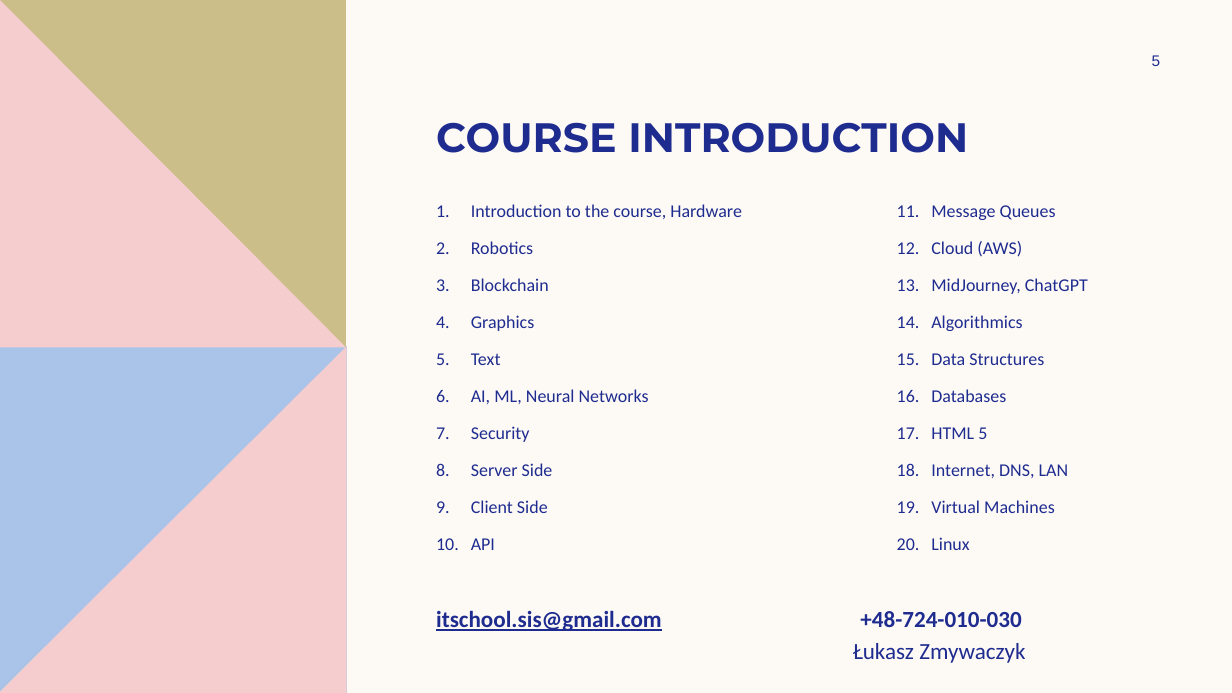
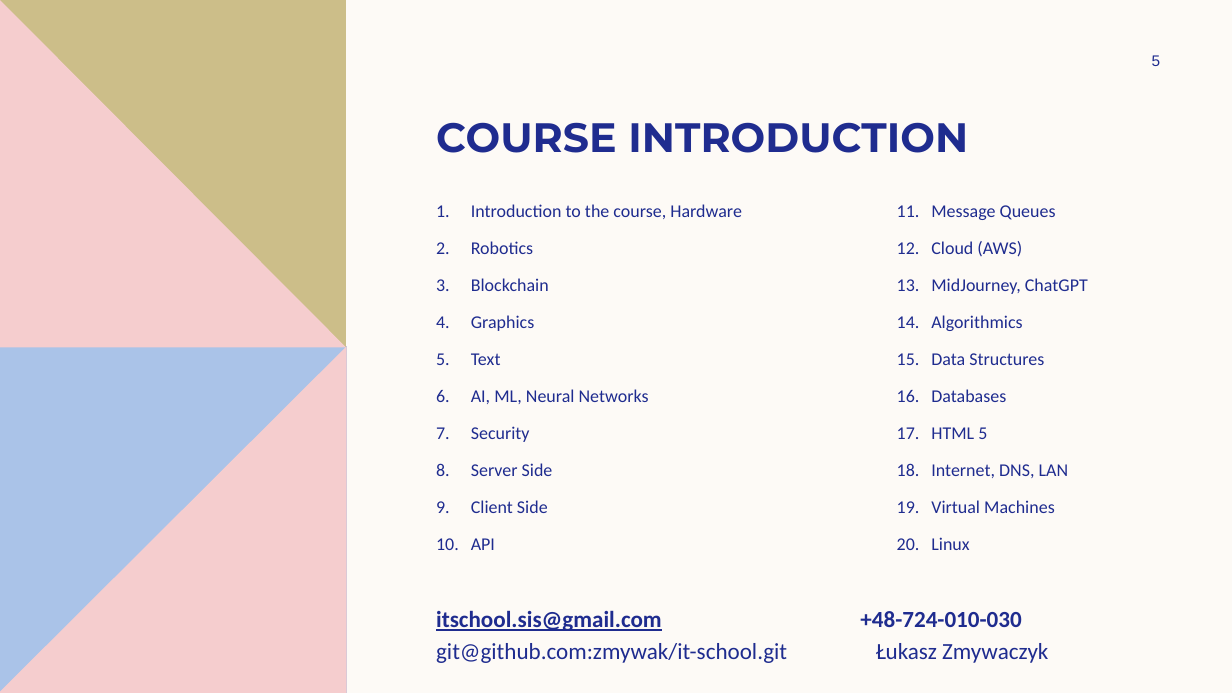
Before and after one commit to zmywak/it-school, a slide deck: slide 5 of 01, Introduction to the course. Hardware/01, Introduction to the course. Hardware.pptx. Drawn at 1232x693 pixels with LibreOffice and Linux fonts; fonts in the diff are those of the drawing. Boxes give left, top, right and bottom in pixels: in the first picture for what was removed or moved away, otherwise in the second. Text is boxed around its words. In the diff, an @@ line names an element or a change of style, - is before the commit and + after.

Commit message:
github link

```diff
--- a/01, Introduction to the course. Hardware/01, Introduction to the course. Hardware.pptx
+++ b/01, Introduction to the course. Hardware/01, Introduction to the course. Hardware.pptx
@@ text at bbox=[436, 643, 1048, 663]: text changed @@
-Łukasz Zmywaczyk
+git@github.com:zmywak/it-school.git Łukasz Zmywaczyk
```
Also in this commit, not shown: 1 other file.
